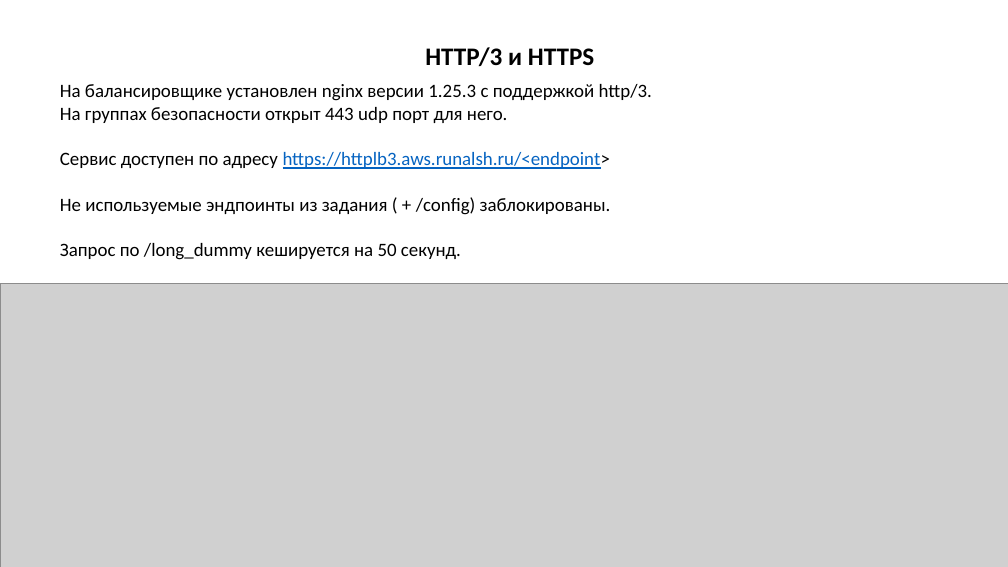
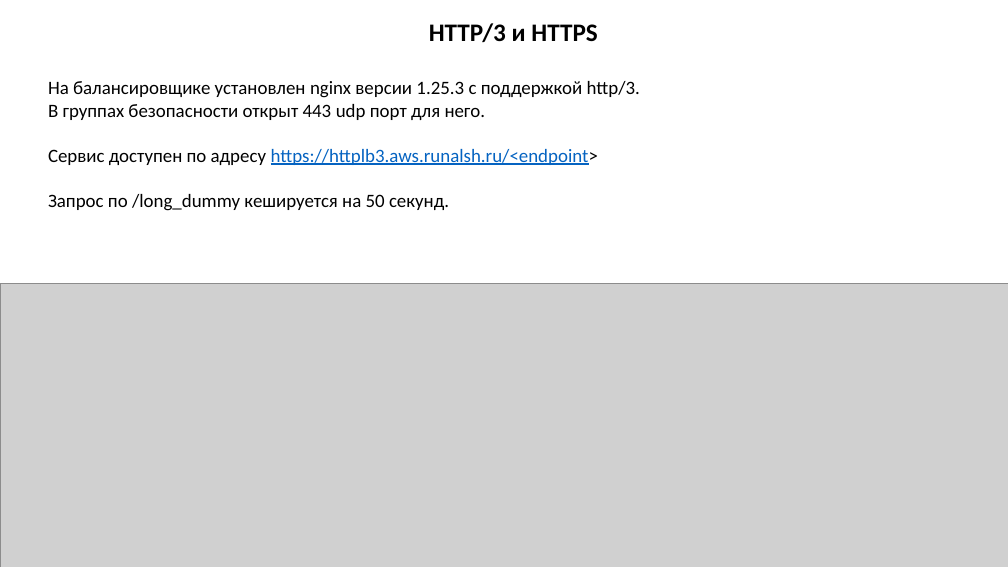
Before and after one commit to runalsh/yandex-young-devops-training, a slide deck: slide 18 of presentation.pptx. Drawn at 1008x567 pixels with LibreOffice and Linux fonts; fonts in the diff are those of the drawing; grey boxes stand for pictures. Boxes give left, top, right and bottom in pixels: in the first picture for what was removed or moved away, otherwise in the second. Text is boxed around its words. In the diff, an @@ line names an element or a change of style, - is before the commit and + after.

```diff
--- a/presentation.pptx
+++ b/presentation.pptx
@@ text "HTTP/3 и HTTPS": place and size @@
-text "HTTP/3 и HTTPS" at <box>425,47,594,66</box>
+text "HTTP/3 и HTTPS" at <box>429,23,597,42</box>
@@ text "На балансировщике установлен nginx версии ...": place and size @@
-text "На балансировщике установлен nginx версии ..." at <box>60,84,652,260</box>
+text "На балансировщике установлен nginx версии ..." at <box>48,81,640,211</box>
@@ text at <box>48,104,486,120</box>: text changed @@
-На группах безопасности открыт 443 udp порт для него.
+В группах безопасности открыт 443 udp порт для него.
@@ text at <box>60,197,611,215</box>: paragraph removed @@
-Не используемые эндпоинты из задания ( + /config) заблокированы.
```
Also in this commit, not shown: 1 other slide changed, 1 other file.
